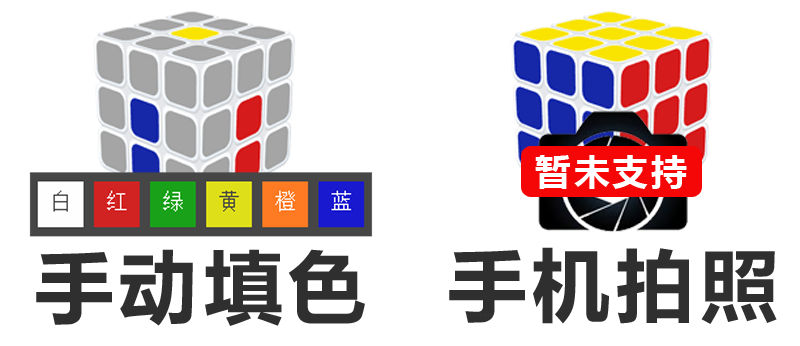
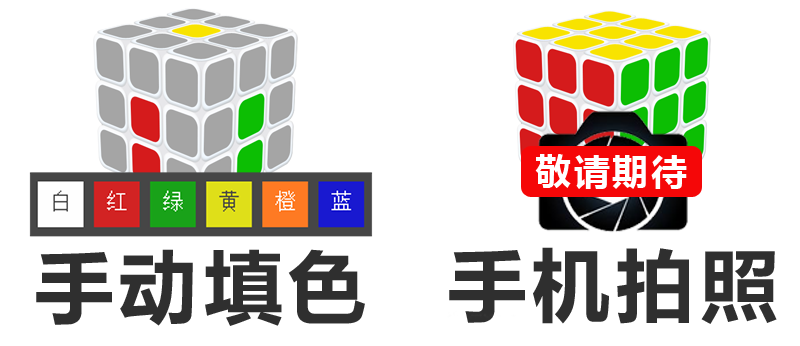
Two versions of the same layered image (800px x 346px). Layer-by-layer changes:
renamed "暂未支持" to "敬请期待", painted on it over [535, 154, 687, 189]
added layer "U" (1st of 2) above "U" over [513, 10, 711, 189]
added layer "U" (2nd of 2) above "图层 2" over [93, 8, 298, 173]
hid "图层 2" over [510, 10, 713, 189]
hid "图层 1" over [92, 10, 296, 173]
